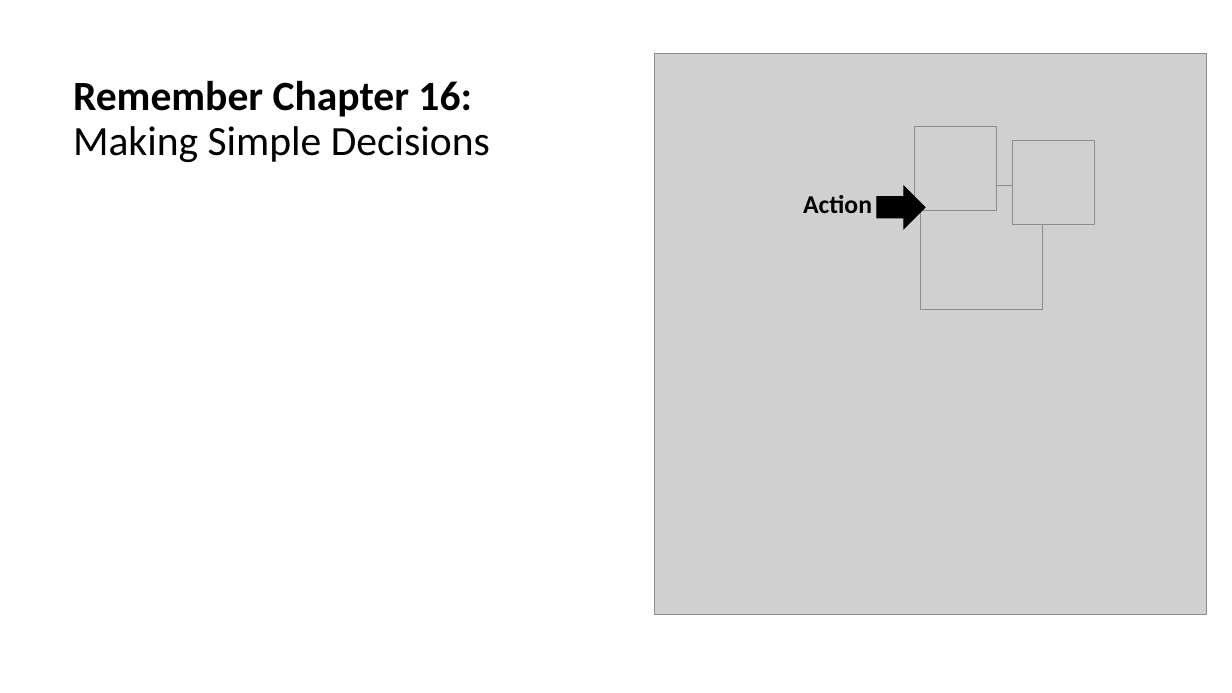
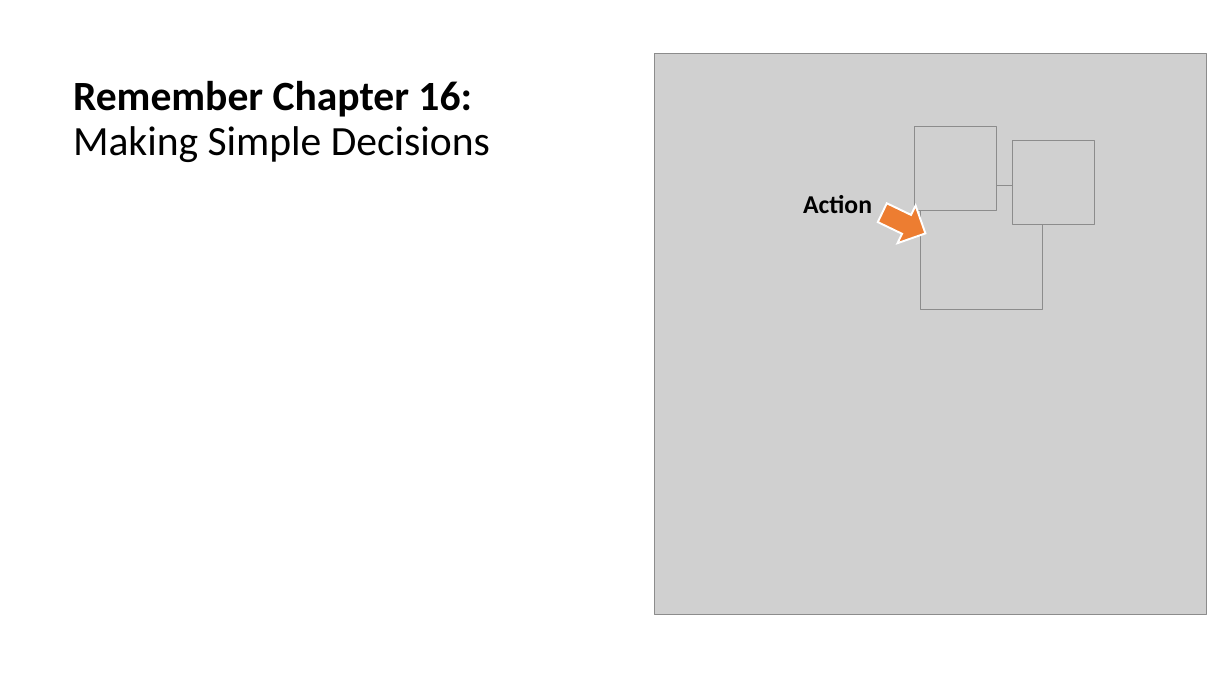
Before and after one commit to mhahsler/CS7320-AI, a slide deck: slide 2 of slides/22_Reinforcement_Learning.pptx. Drawn at 1232x693 pixels with LibreOffice and Linux fonts; fonts in the diff are those of the drawing; grey boxes stand for pictures. Boxes give left, top, right and bottom in pixels: in the first picture for what was removed or moved away, otherwise in the second. Text is boxed around its words. In the diff, an @@ line names an element or a change of style, - is before the commit and + after.

```diff
--- a/slides/22_Reinforcement_Learning.pptx
+++ b/slides/22_Reinforcement_Learning.pptx
@@ right arrow at (873,194,935,252): fill #000000 to #ED7D31; outline #000000 1 pt to #FFFFFF 1.5 pt; rotation 0 to 25 degrees @@
```
Also in this commit, not shown: 2 other slides changed, 1 other file.
